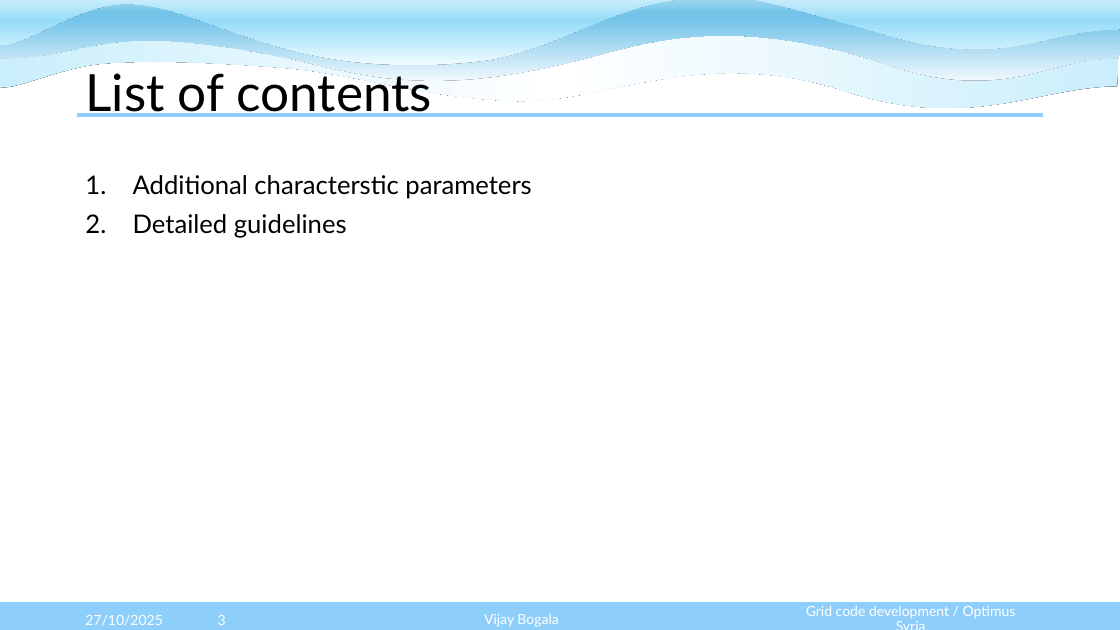
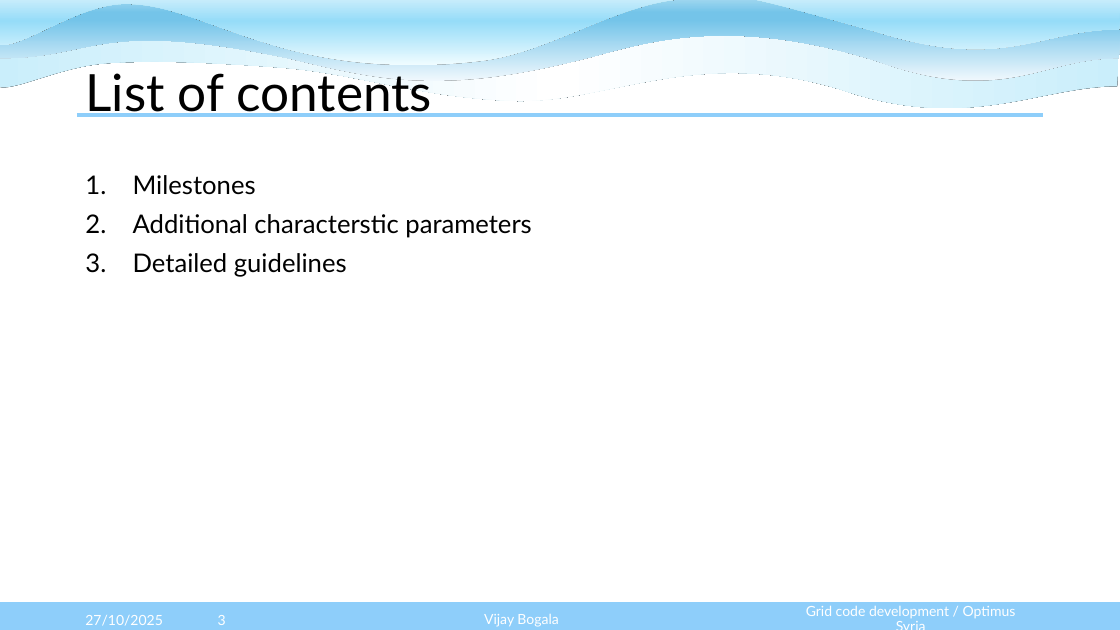
Before and after one commit to Karim-bakhtyar/Optimus-Syria-WEC, a slide deck: slide 3 of 3_Presentations/week 5/Week_5 Team Grid Code Development WEC 2025.pptx. Drawn at 1120x630 pixels with LibreOffice and Linux fonts; fonts in the diff are those of the drawing. Boxes give left, top, right and bottom in pixels: in the first picture for what was removed or moved away, otherwise in the second. Text is boxed around its words. In the diff, an @@ line names an element or a change of style, - is before the commit and + after.

```diff
--- a/3_Presentations/week 5/Week_5 Team Grid Code Development WEC 2025.pptx
+++ b/3_Presentations/week 5/Week_5 Team Grid Code Development WEC 2025.pptx
@@ text at [133,175,256,195]: paragraph added @@
+1. Milestones
```
Also in this commit, not shown: 4 other slides changed, 1 slide added.
